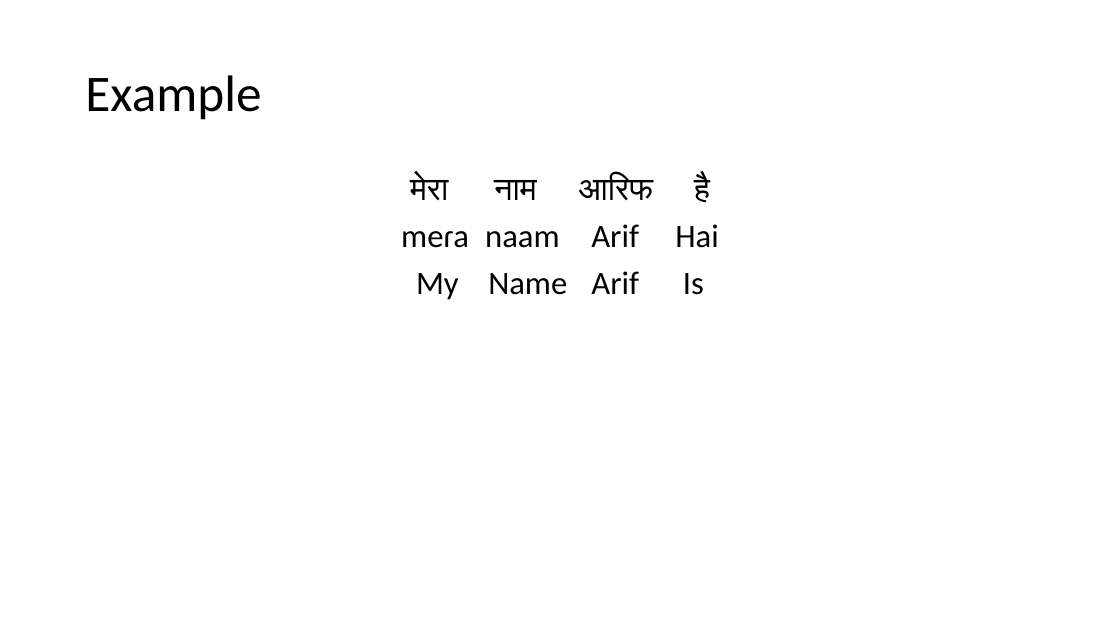
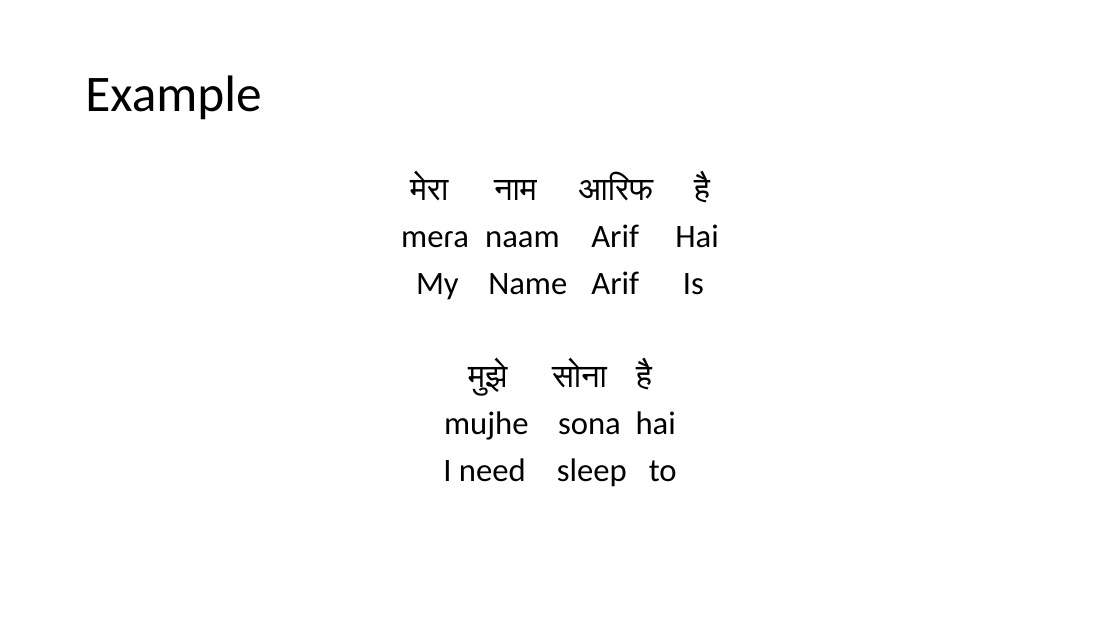
Before and after one commit to arifyali/NLP-LING-572-Fall-2016, a slide deck: slide 3 of NLP Language Presentation.pptx (slide 6 before the commit). Drawn at 1120x630 pixels with LibreOffice and Linux fonts; fonts in the diff are those of the drawing. Boxes give left, top, right and bottom in pixels: in the first picture for what was removed or moved away, otherwise in the second. Text is boxed around its words. In the diff, an @@ line names an element or a change of style, - is before the commit and + after.

```diff
--- a/NLP Language Presentation.pptx
+++ b/NLP Language Presentation.pptx
@@ text at <box>443,362,677,487</box>: paragraphs added @@
+मुझे सोना है
+mujhe sona hai
+I need sleep to
```
Also in this commit, not shown: 3 other slides changed, 3 slides added, 3 slides removed, 4 other files.
